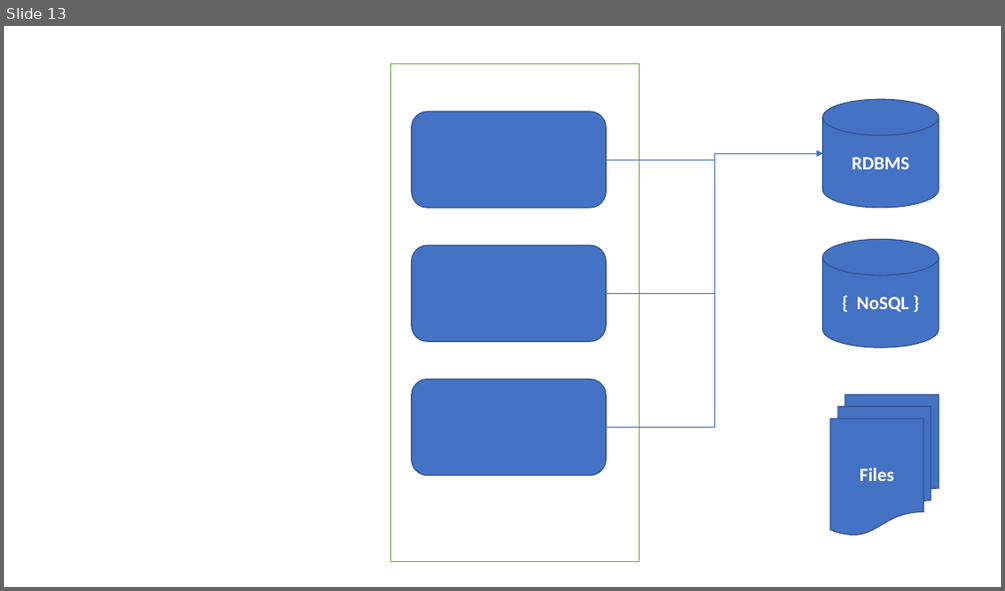
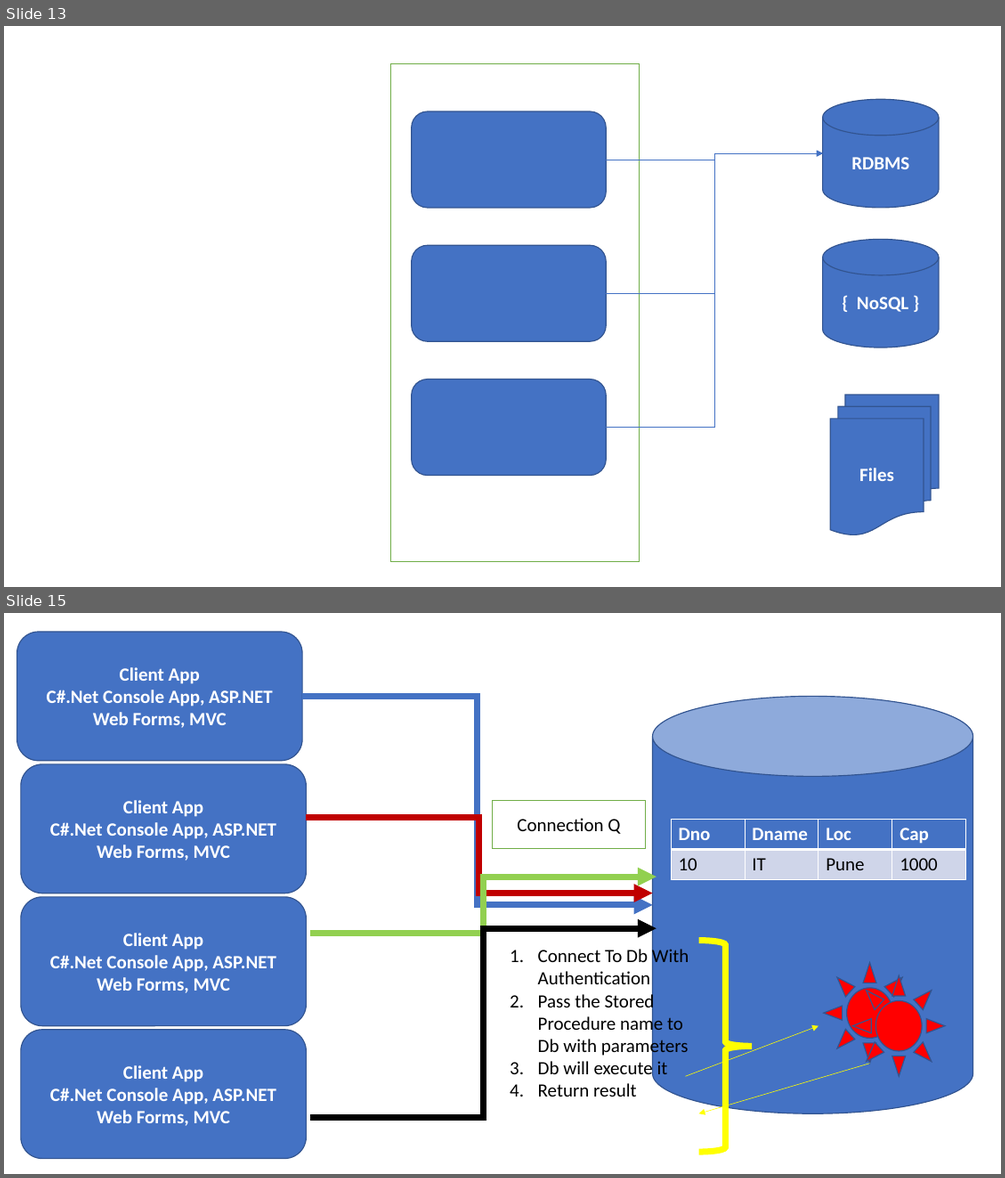
Before and after one commit to maheshsabnis/NetFrwk_Projects, a slide deck: Training-Images.pptx. Shown one above the other, each under a label of ours: slide 13 before the commit, slides 13 and 15 after it; the slides between them are not shown. The pictures are 1005x591 and 1005x1178 pixels, drawn with LibreOffice and Linux fonts; fonts in the diff are those of the drawing. Boxes give left, top, right and bottom in pixels: in the first picture for what was removed or moved away, otherwise in the second. Text is boxed around its words. In the diff, an @@ line names an element or a change of style, - is before the commit and + after.

```diff
--- a/Training-Images.pptx
+++ b/Training-Images.pptx
@@ slide 15 added at [4, 613, 1001, 1174], background #FFFFFF @@
@@ rounded rectangle added at [16, 632, 302, 761], fill #4472C4, outline #325491 1 pt, 18 pt, text #FFFFFF, bold @@
+Client App
+C#.Net Console App, ASP.NET Web Forms, MVC
@@ elbow arrow added from (302, 696) to (652, 905), #4472C4 6 pt @@
@@ cylinder added at [652, 696, 973, 1113], fill #4472C4, outline #325491 1 pt @@
@@ rounded rectangle added at [20, 764, 306, 892], fill #4472C4, outline #325491 1 pt, 18 pt, text #FFFFFF, bold @@
+Client App
+C#.Net Console App, ASP.NET Web Forms, MVC
@@ elbow arrow added from (306, 817) to (652, 892), #C00000 6 pt @@
@@ rectangle added at [493, 801, 646, 849], fill #FFFFFF, outline #70AD47 1 pt, 18 pt, text #000000 @@
+Connection Q
@@ table added at [671, 819, 967, 880], 2 rows, 4 columns @@
+Dno | Dname | Loc | Cap
+10 | IT | Pune | 1000
@@ elbow arrow added from (310, 933) to (656, 877), #92D050 6 pt @@
@@ rounded rectangle added at [20, 897, 306, 1026], fill #4472C4, outline #325491 1 pt, 18 pt, text #FFFFFF, bold @@
+Client App
+C#.Net Console App, ASP.NET Web Forms, MVC
@@ elbow arrow added from (310, 1117) to (656, 929), #000000 6 pt @@
@@ text added at [538, 947, 689, 1096], 18 pt, text #000000 @@
+1. Connect To Db With Authentication
+2. Pass the Stored Procedure name to Db with parameters
+3. Db will execute it
+4. Return result
@@ right brace added at [699, 941, 752, 1152], outline #FFFF00 6 pt @@
@@ sun added at [824, 962, 915, 1063], fill #FF0000, outline #325491 1 pt @@
@@ sun added at [853, 976, 945, 1077], fill #FF0000, outline #325491 1 pt @@
@@ rounded rectangle added at [20, 1030, 306, 1159], fill #4472C4, outline #325491 1 pt, 18 pt, text #FFFFFF, bold @@
+Client App
+C#.Net Console App, ASP.NET Web Forms, MVC
@@ arrow added from (685, 1076) to (818, 1026), #FFFF00 0.5 pt @@
@@ arrow added from (870, 1063) to (699, 1113), #FFFF00 0.5 pt @@
```
Also in this commit, not shown: 1 slide changed.
